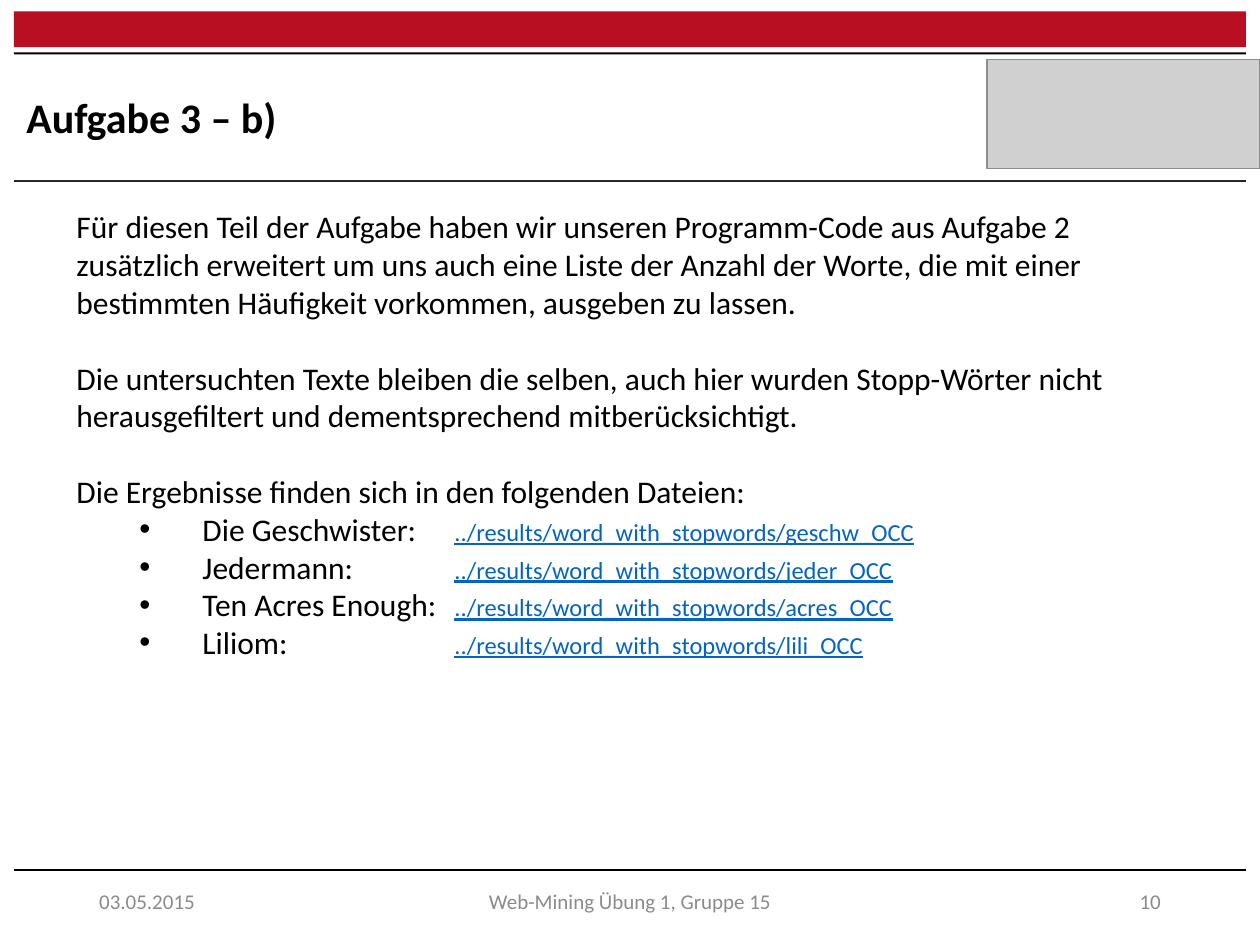
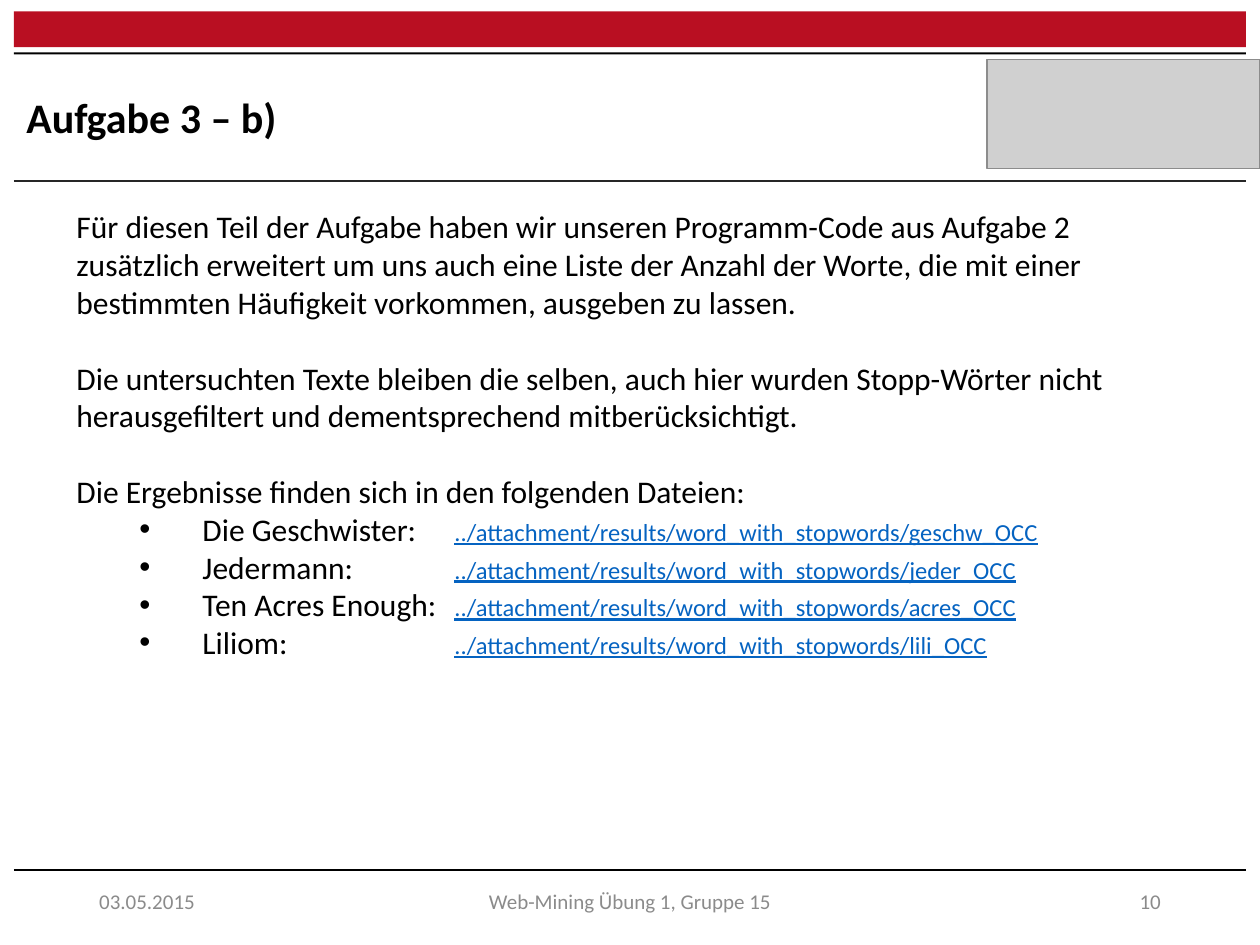
Before and after one commit to raQai/web-mining, a slide deck: slide 11 of ex1/ex1_results.pptx. Drawn at 1260x945 pixels with LibreOffice and Linux fonts; fonts in the diff are those of the drawing; grey boxes stand for pictures. Boxes give left, top, right and bottom in pixels: in the first picture for what was removed or moved away, otherwise in the second. Text is boxed around its words. In the diff, an @@ line names an element or a change of style, - is before the commit and + after.

```diff
--- a/ex1/ex1_results.pptx
+++ b/ex1/ex1_results.pptx
@@ text at bbox=[202, 519, 1037, 658]: text changed @@
-  • Die Geschwister: ../results/word_with_stopwords/geschw_OCC
-  • Jedermann: ../results/word_with_stopwords/jeder_OCC
-  • Ten Acres Enough: ../results/word_with_stopwords/acres_OCC
-  • Liliom: ../results/word_with_stopwords/lili_OCC
+  • Die Geschwister: ../attachment/results/word_with_stopwords/geschw_OCC
+  • Jedermann: ../attachment/results/word_with_stopwords/jeder_OCC
+  • Ten Acres Enough: ../attachment/results/word_with_stopwords/acres_OCC
+  • Liliom: ../attachment/results/word_with_stopwords/lili_OCC
```
Also in this commit, not shown: 10 other slides changed, 1 other file.
